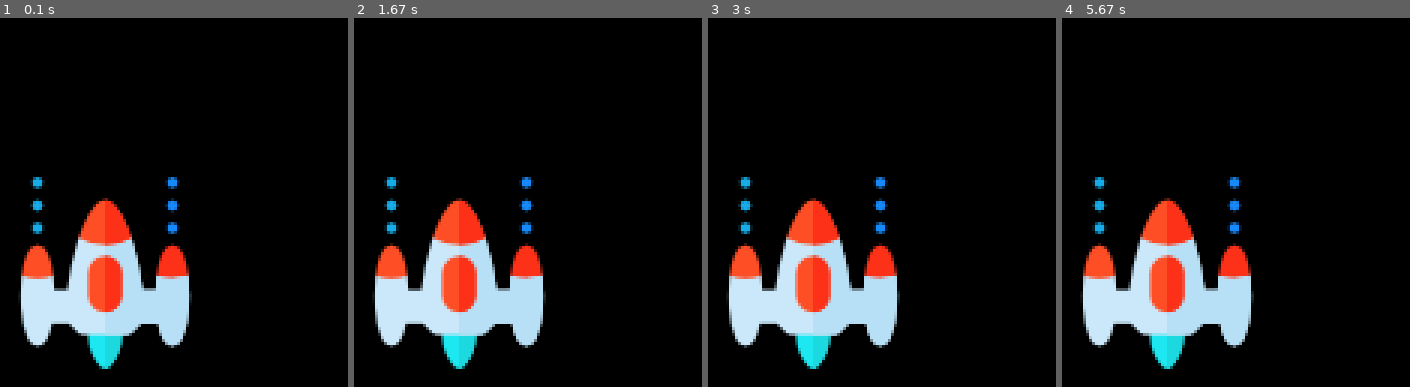
Above: before the commit, frames 1-4 (left to right).
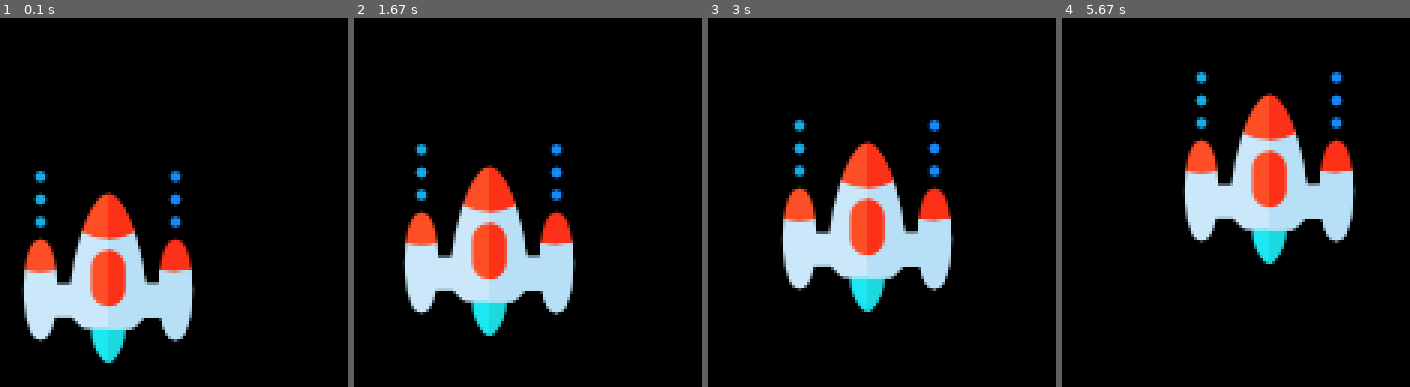
Above: after the commit, the same moments.

Repository: AlkaffAhamed/Space-Invader-PyGame
Game: pygame game, started from main.py
The game is run twice, just before and just after one commit, with the same random seed, the same clock (stepped at 60 frames per second) and the same inputs.
Inputs:
- Up to frame 1 (0.1 s): no input
- Up to frame 2 (1.67 s): no input
- Up to frame 3 (3 s): no input
- Up to frame 4 (5.67 s): no input

The runs differ from the first frame. In frame 1, 6.1% of the frame differs, in the area x 5-57%, y 41-96%; in frame 2, 18%; in frame 3, 21%; in frame 4, 26%, in the area x 5-85%, y 14-96%.

Commit message:
06 Animate the spaceship to move - Refactor `player()` to `player(x,y)` - Increment the x and y in the Gameloop - Call `player(x,y)` and `pygame.display.update()`

Diff:
--- a/main.py
+++ b/main.py
@@ -16,8 +16,8 @@
 playerX, playerY = 370, 480
 
 
-def player():
-    screen.blit(playerImg, (playerX, playerY))
+def player(x, y):
+    screen.blit(playerImg, (x, y))
 
 
 # Game Loop with Quit event
@@ -30,5 +30,8 @@
         if event.type == pygame.QUIT:
             running = False
 
-    player()
+    # Animating the Spaceship to move
+    playerX += 0.1
+    playerY -= 0.1
+    player(playerX, playerY)
     pygame.display.update()  # Very important line to display changes
